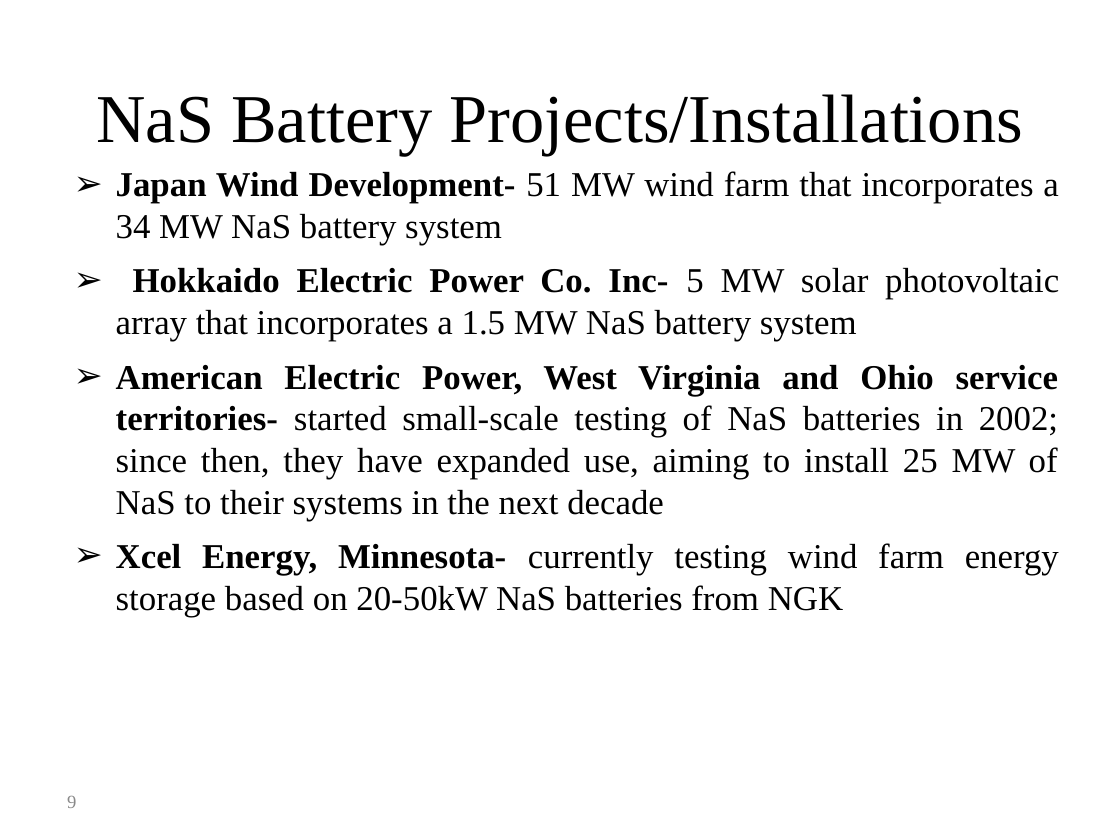
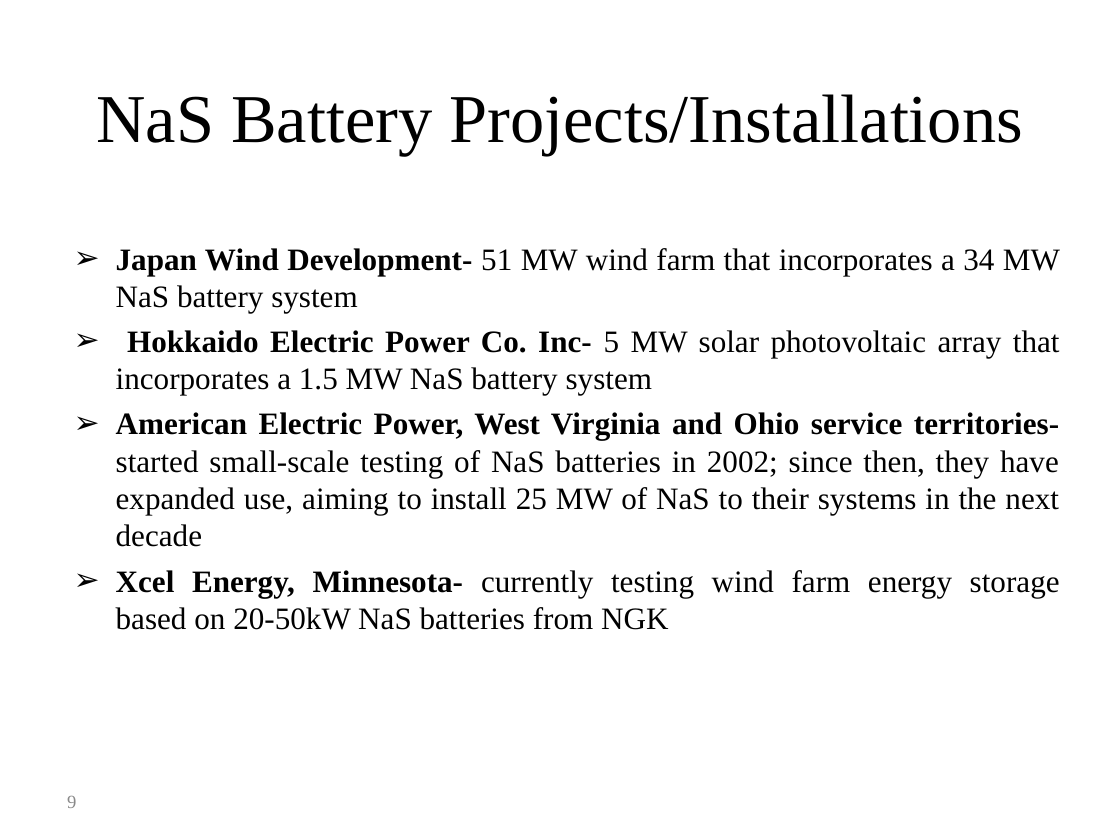
Before and after one commit to gridlab-d/course, a slide deck: slide 9 of Distribution_Analysis_Course/4.0 - Energy_Storage_and_PHEVs.ppt. Drawn at 1120x840 pixels with LibreOffice and Linux fonts; fonts in the diff are those of the drawing. Boxes give left, top, right and bottom in pixels: in the first picture for what was removed or moved away, otherwise in the second. Text is boxed around its words. In the diff, an @@ line names an element or a change of style, - is before the commit and + after.

```diff
--- a/Distribution_Analysis_Course/4.0 - Energy_Storage_and_PHEVs.ppt
+++ b/Distribution_Analysis_Course/4.0 - Energy_Storage_and_PHEVs.ppt
@@ text "Japan Wind Development- 51 MW ..." moved from (x1=116, y1=171, x2=1059, y2=617) to (x1=116, y1=248, x2=1060, y2=630) @@
@@ text "Japan Wind Development- 51 MW ..." at (x1=116, y1=248, x2=1060, y2=630): size 22.4 to 20 pt; less space between paragraphs @@
```
Also in this commit, not shown: 10 other slides changed, 4 slides added, 7 slides removed.
